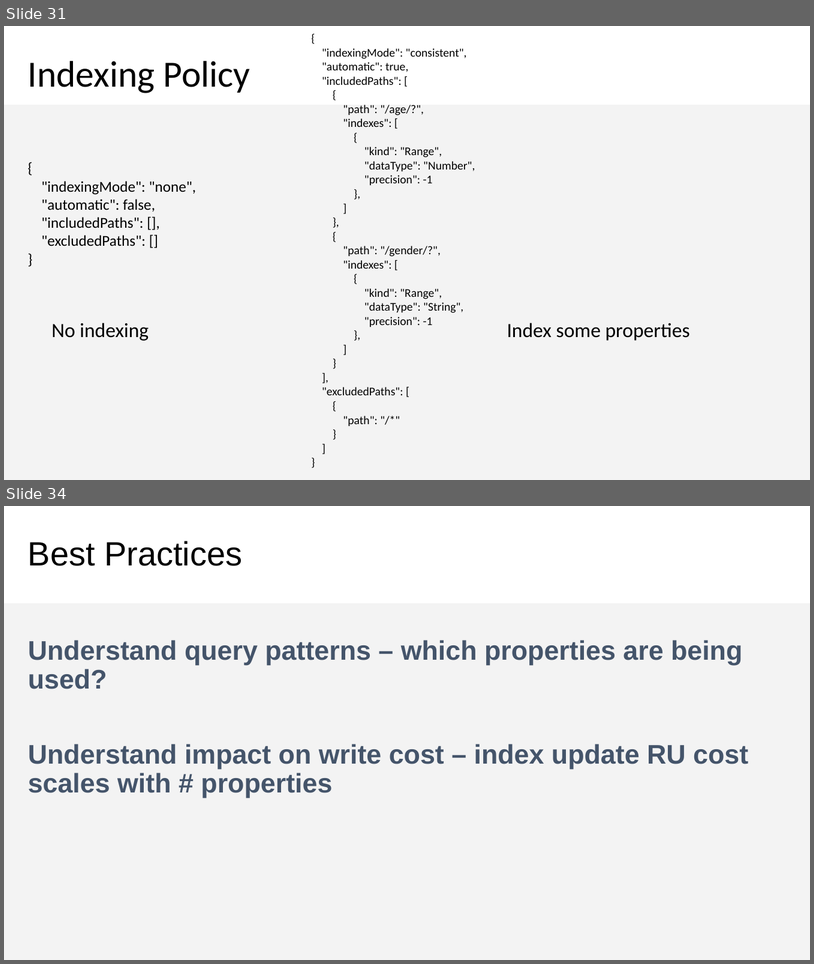
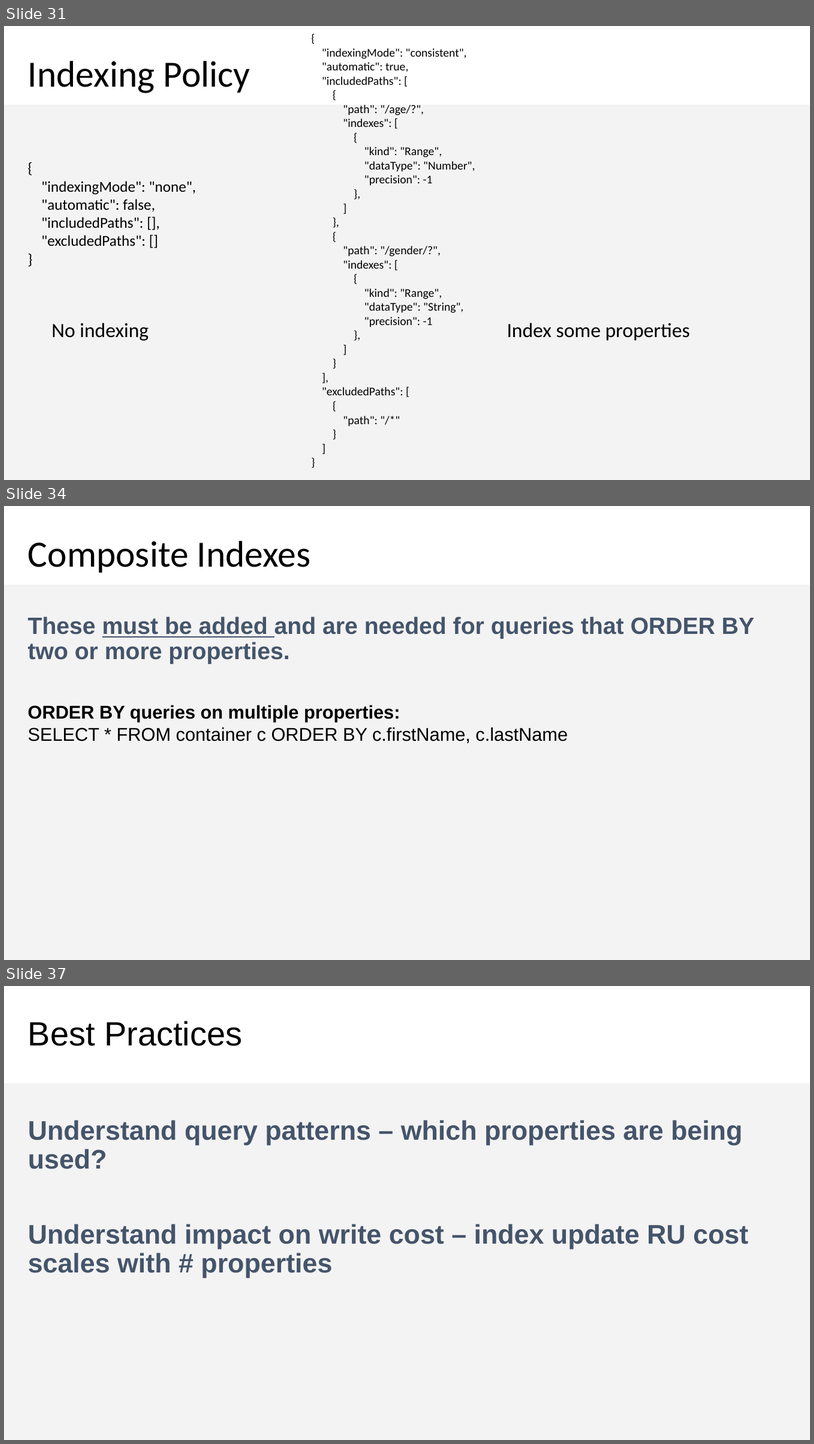
Before and after one commit to CosmosDB/labs, a slide deck: decks/Data-Modeling.pptx. Shown one above the other, each under a label of ours: slides 31 and 34 before the commit, slides 31, 34 and 37 after it; the slides between them are not shown. The pictures are 814x964 and 814x1444 pixels, drawn with LibreOffice and Linux fonts; fonts in the diff are those of the drawing. Boxes give left, top, right and bottom in pixels: in the first picture for what was removed or moved away, otherwise in the second. Text is boxed around its words. In the diff, an @@ line names an element or a change of style, - is before the commit and + after.

```diff
--- a/decks/Data-Modeling.pptx
+++ b/decks/Data-Modeling.pptx
@@ slide 34 added at (x1=4, y1=506, x2=810, y2=960), background #FFFFFF; not listed: 1 template element that a slide beside it also shows @@
@@ title added at (x1=28, y1=541, x2=311, y2=573), 44 pt, text #000000 @@
+Composite Indexes
@@ text added at (x1=28, y1=616, x2=755, y2=743), 22 pt, text #000000, bold @@
+These must be added and are needed for queries that ORDER BY two or more properties.
+ORDER BY queries on multiple properties:
+SELECT * FROM container c ORDER BY c.firstName, c.lastName
@@ what was slide 34 is now slide 37 @@
```
Also in this commit, not shown: 17 slides changed, 2 other slides added.
